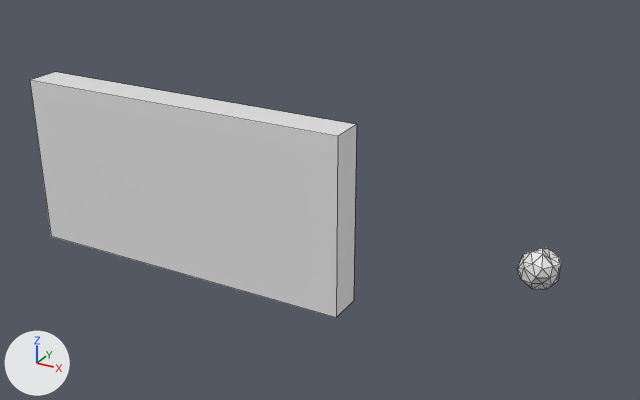
The Blender file obstacles.blend: old version first, new version second.
Rendered twice from a camera (50 mm lens) standing at (48.5, -36.4, 19.2) and looking at (30.5, -3.7, 2.8). The lights are fixed; the arrows at lower left show +X, +Y and +Z. Mesh edges are drawn as thin lines.
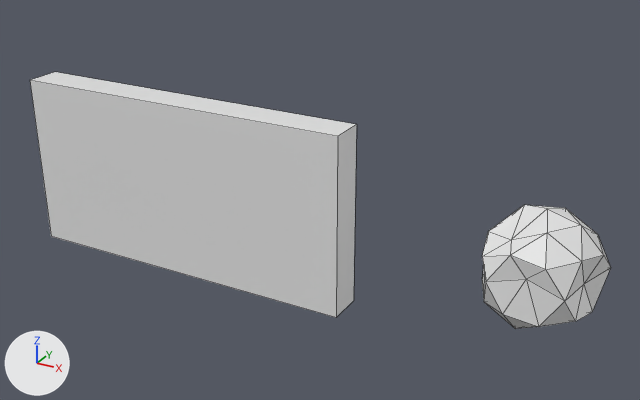
Changed parts and their boxes (x1, y1, x2, y2) in the pictures (640 x 400 px):
'Icosphere', rescaled (189% wider, 191% taller)
    before: (517, 248, 561, 290)
    after: (482, 205, 611, 329)

The change, as a diff of the scene's bpy script:
```diff
--- a/obstacles.blend.py
+++ b/obstacles.blend.py
@@ ob_icosphere @@
 ob_icosphere.location = (40.0, 0.0, 0.0)
+ob_icosphere.scale = (-2.99, -2.99, -2.99)
```
